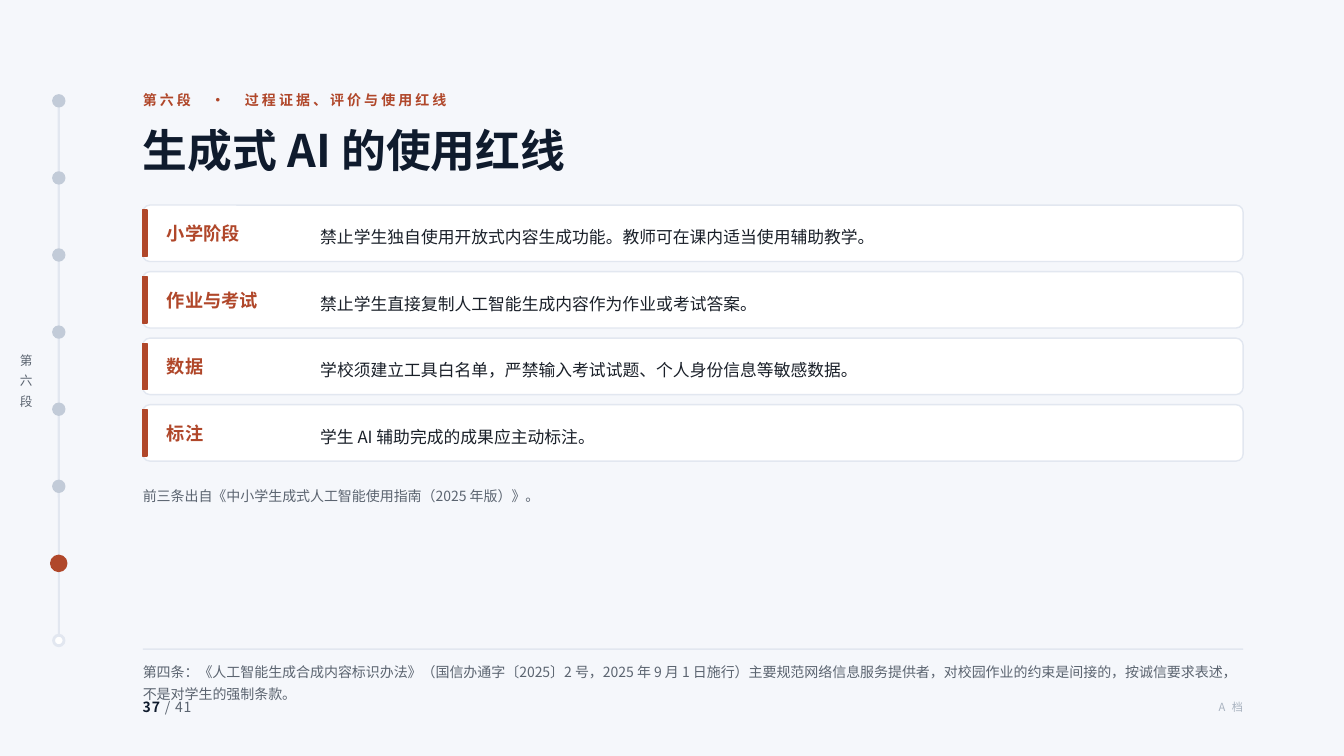
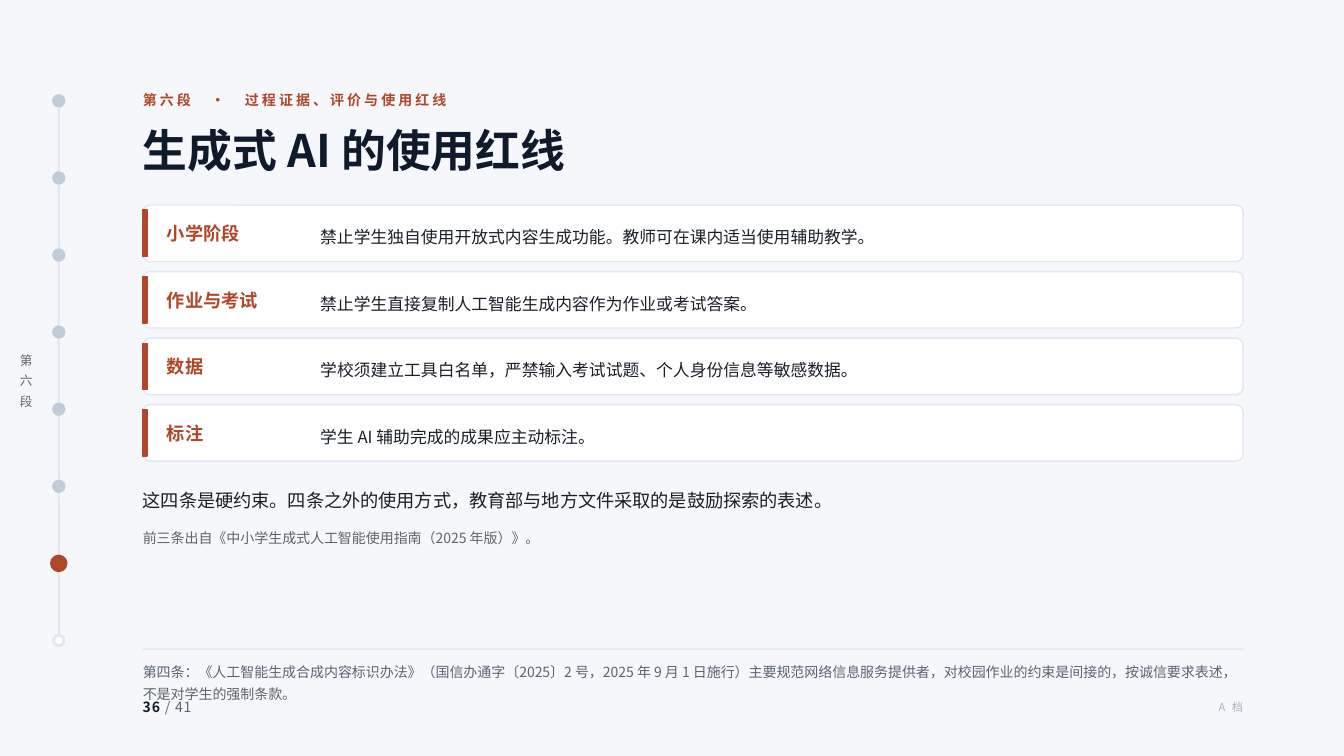
Before and after one commit to tonyxinvip/slides, a slide deck: slide 36 of comprehensive-practice-ai/做中学与综合实践活动.pptx (slide 37 before the commit). Drawn at 1344x756 pixels with LibreOffice and Linux fonts; fonts in the diff are those of the drawing. Boxes give left, top, right and bottom in pixels: in the first picture for what was removed or moved away, otherwise in the second. Text is boxed around its words. In the diff, an @@ line names an element or a change of style, - is before the commit and + after.

```diff
--- a/comprehensive-practice-ai/做中学与综合实践活动.pptx
+++ b/comprehensive-practice-ai/做中学与综合实践活动.pptx
@@ text added at [143,491,833,509], 13 pt, text #1A2029 @@
+这四条是硬约束。四条之外的使用方式，教育部与地方文件采取的是鼓励探索的表述。
@@ text "前三条出自《中小学生成式人工智能使用指南（2025 年版）》。": place and size @@
-text "前三条出自《中小学生成式人工智能使用指南（2025 年版）》。" at [143,489,540,502]
+text "前三条出自《中小学生成式人工智能使用指南（2025 年版）》。" at [143,531,540,544]
@@ text at [143,698,191,712]: text changed @@
-37 / 41
+36 / 41
```
Also in this commit, not shown: 32 other slides changed, 3 slides added, 3 slides removed, 10 other files.
